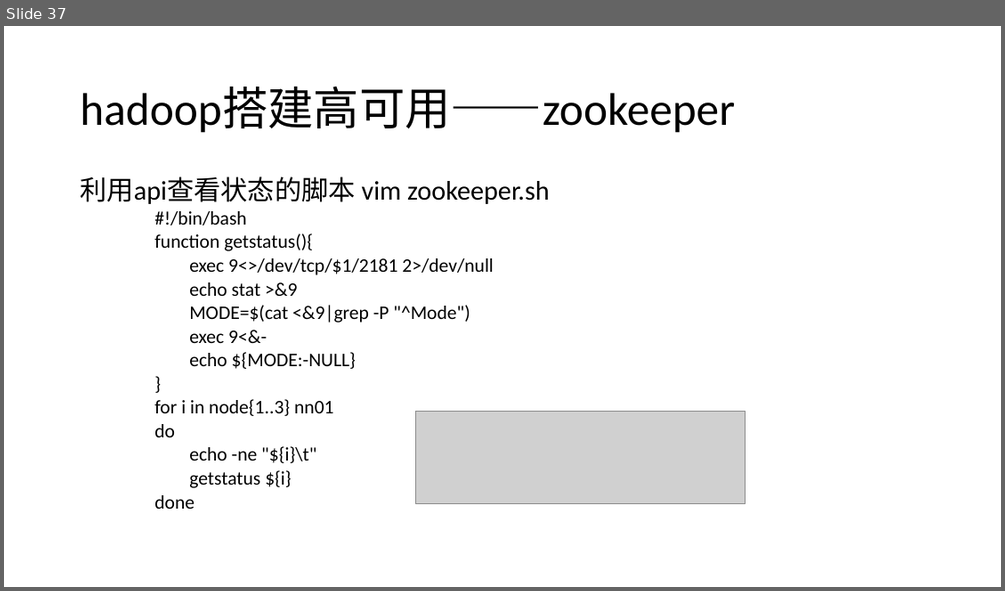
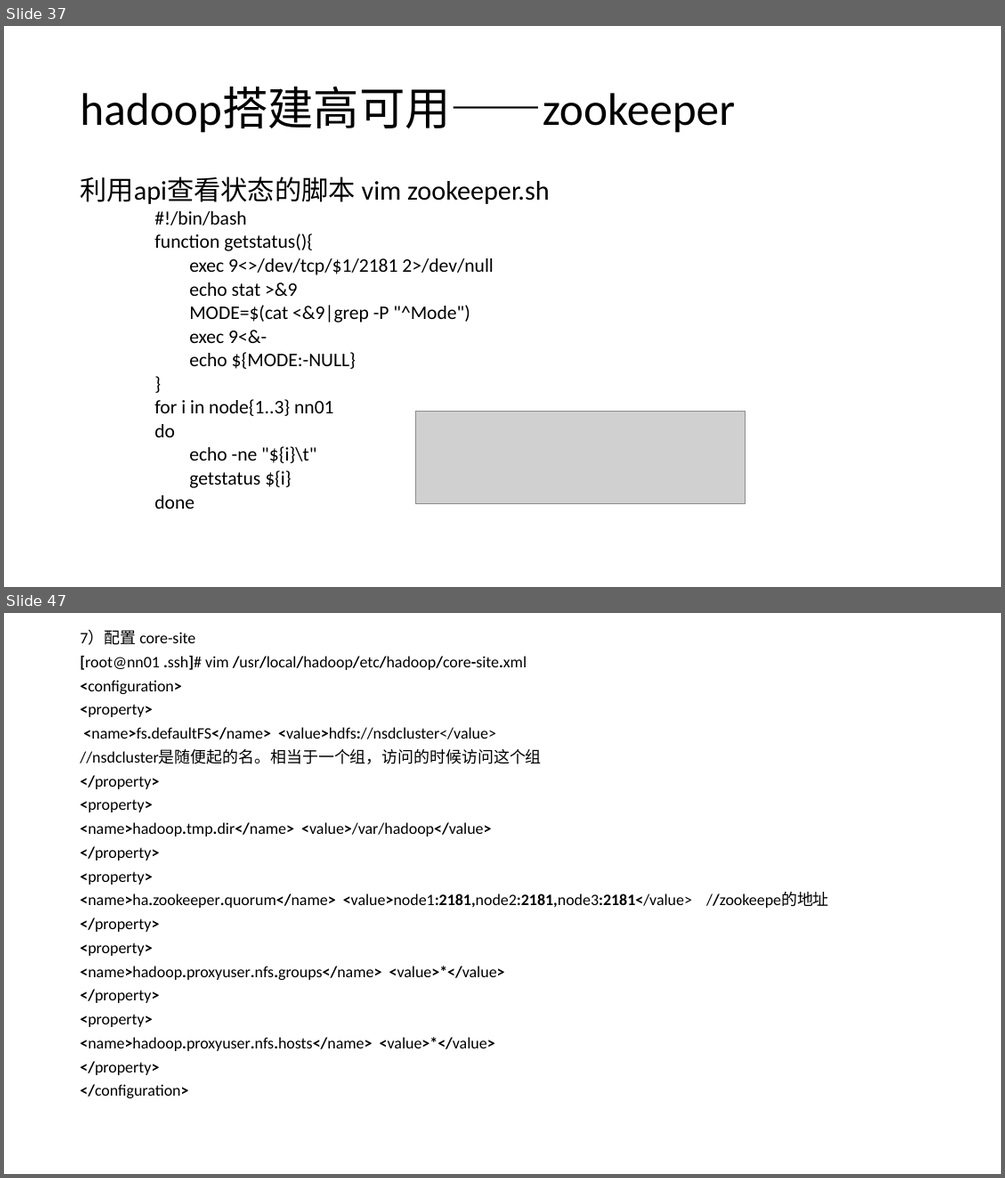
Before and after one commit to MX-Steve/nsd01, a slide deck: bixiejianpu/hadoop/bigData.pptx. Shown one above the other, each under a label of ours: slide 37 before the commit, slides 37 and 47 after it; the slides between them are not shown. The pictures are 1005x591 and 1005x1178 pixels, drawn with LibreOffice and Linux fonts; fonts in the diff are those of the drawing; grey boxes stand for pictures. Boxes give left, top, right and bottom in pixels: in the first picture for what was removed or moved away, otherwise in the second. Text is boxed around its words. In the diff, an @@ line names an element or a change of style, - is before the commit and + after.

Commit message:
hadoop_all

```diff
--- a/bixiejianpu/hadoop/bigData.pptx
+++ b/bixiejianpu/hadoop/bigData.pptx
@@ slide 47 added at <box>4,613,1001,1174</box>, background #FFFFFF @@
@@ text added at <box>80,630,829,1098</box>, 15.4 pt, text #000000 @@
+7）配置 core-site
+[root@nn01 .ssh]# vim /usr/local/hadoop/etc/hadoop/core-site.xml
+<configuration>
+<property>
+<name>fs.defaultFS</name> <value>hdfs://nsdcluster</value>
+//nsdcluster是随便起的名。相当于一个组，访问的时候访问这个组
+</property>
+<property>
+<name>hadoop.tmp.dir</name> <value>/var/hadoop</value>
+</property>
+<property>
+<name>ha.zookeeper.quorum</name> <value>node1:2181,node2:2181,node3:2181</value> //zookeepe的地址
+</property>
+<property>
+<name>hadoop.proxyuser.nfs.groups</name> <value>*</value>
+</property>
+<property>
+<name>hadoop.proxyuser.nfs.hosts</name> <value>*</value>
+</property>
+</configuration>
```
Also in this commit, not shown: 1 slide changed, 14 other slides added, 6 other files.
